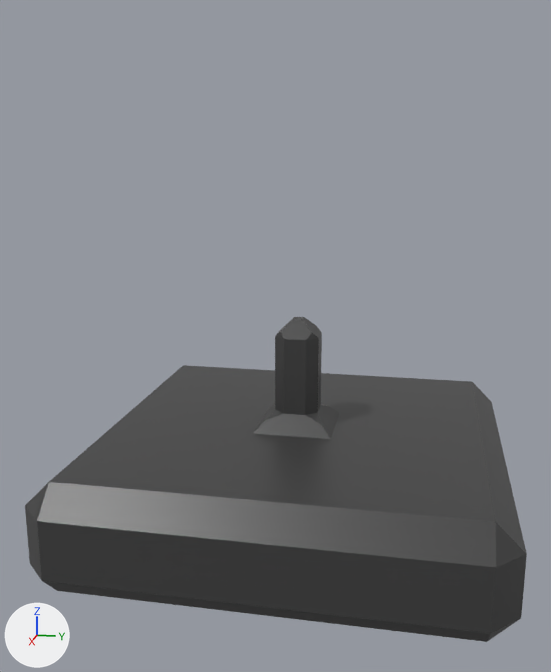
One commit to the FBX model Assets/Models/GunTower.fbx: the scene before it, then after it.
The view is the same before and after, from a 50 mm lens placed at (3.54, 0.59, 1.57), pointed at (0.07, -0.1, 0.71). Arrows for +X, +Y and +Z are at lower left; the lights stay in place. Where no turn or scale is listed for an object, it has been applied to the vertices.

Names of what the first picture shows: 'GunStand'.
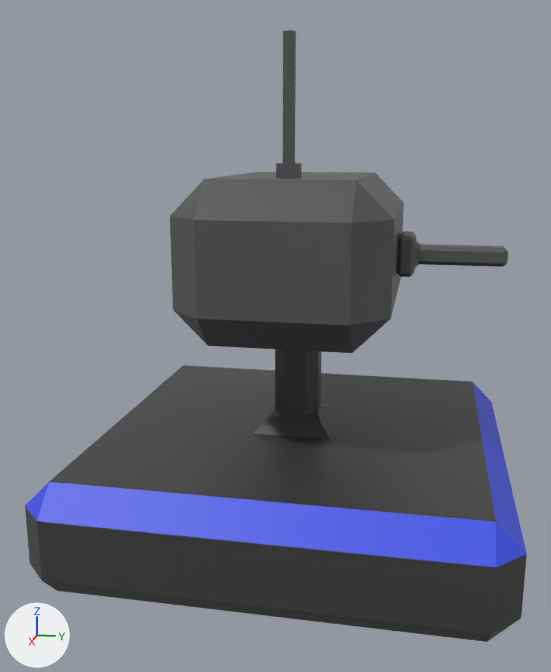
The change in detail:
Material 'AccentMaterial' (mat_accentmaterial) is new.
Its base color is (0.0476, 0.0824, 0.8) (blue #3e51e7).
me_cube_001 has 56 vertices, 54 faces and spans x -1.0..1.0, y -1.0..1.0, z -0.25..0.78.
me_cube_001 is used by ob_gunstand; location (0.0, 0.0, 0.0).
me_cube_001 part 1: all 8 faces centred in x -0.94..0.94, y -0.94..0.94, z 0.17..0.19 switch from mat_standardmaterial (picture img_colorpallete_png) to mat_accentmaterial (blue #3e51e7).
Mesh me_cube_002 is new.
It has 96 vertices, 98 faces and spans x -0.652..0.652, y -0.459..0.942, z 0.757..2.038.
It uses material mat_standardmaterial (picture img_colorpallete_png).
Object 'GunHead' (ob_gunhead) is new; it shows me_cube_002.
Its location is (0.0, 0.0, 0.0).

What differs and where, as boxes [x1, y1, x2, y2] in the pictures (551 x 672 px):
'GunHead', added
    after: [170, 30, 508, 353]
part 1 of me_cube_001, recoloured (grey to blue)
    both: [25, 382, 527, 567]
